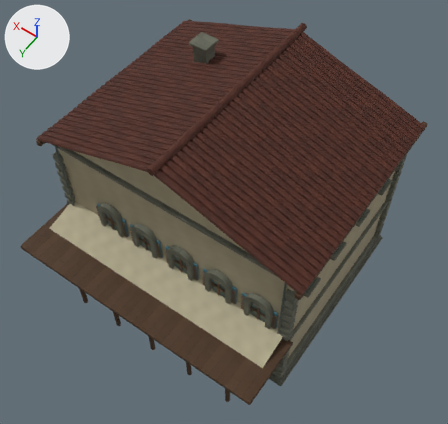
The glTF model public/assets/models/buildings/building_harbor_office.glb: old version first, new version second.
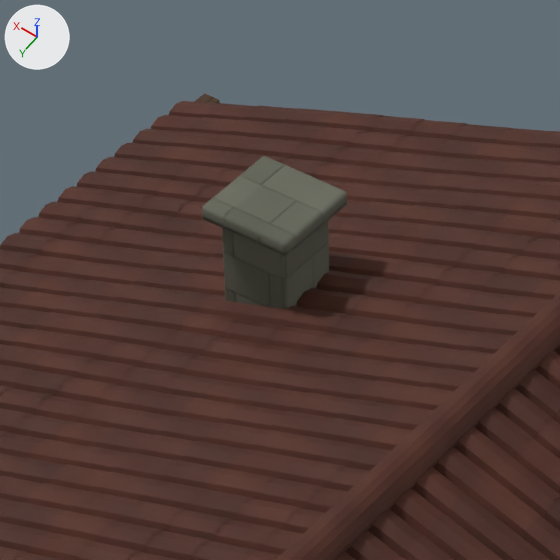
The first picture shows the older version from a 50 mm camera at (-13.5, 19.9, 34.5) aimed at (-0.7, 2.0, 6.4). The close-ups show the older and then the newer version on the part from 33% to 59% of the width and 0% to 27% of the height of that picture. Only the edits that show in the close-ups are written down. The lights are fixed; the arrows at upper left show +X, +Y and +Z. Vertices at exactly the same position are counted once.

Names of what the first close-up shows: 'individual_barrel_roof_tiles', 'stepped_stone_plinth' and 1 more.
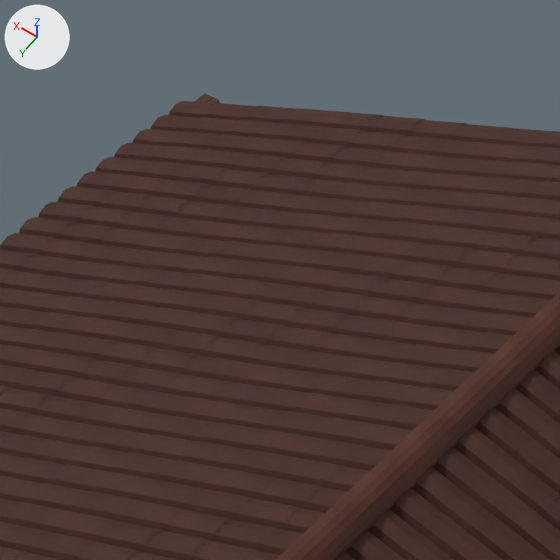
Boxes (x1, y1, x2, y2) around the edits, measured in the close-ups (560 x 560 px):
'stepped_stone_plinth', reshaped (not visible afterwards): before (202, 156, 347, 309)
part 1 of me_cube_3611, deleted: before (222, 221, 329, 309)
part 2 of me_cube_3611, deleted: before (202, 156, 347, 256)

The change in detail:
me_cube_3611 is used by ob_stepped_stone_plinth; location (0.0, 0.0, 0.17).
me_cube_3611 had 4924 vertices, 9064 faces and spanned x -7.9..7.9, y -6.4..7.2, z -0.1..13.5.
me_cube_3611 now has 4876 vertices, 8976 faces and spans x -7.9..7.9, y -6.4..7.2, z -0.1..10.5.
me_cube_3611 part 1: the loose piece of 24 vertices spanning x 3.3..4.2, y -2.9..-2.0, z 11.1..13.3 is deleted.
me_cube_3611 part 2: the loose piece of 24 vertices spanning x 3.2..4.3, y -3.0..-1.8, z 13.3..13.5 is deleted.
